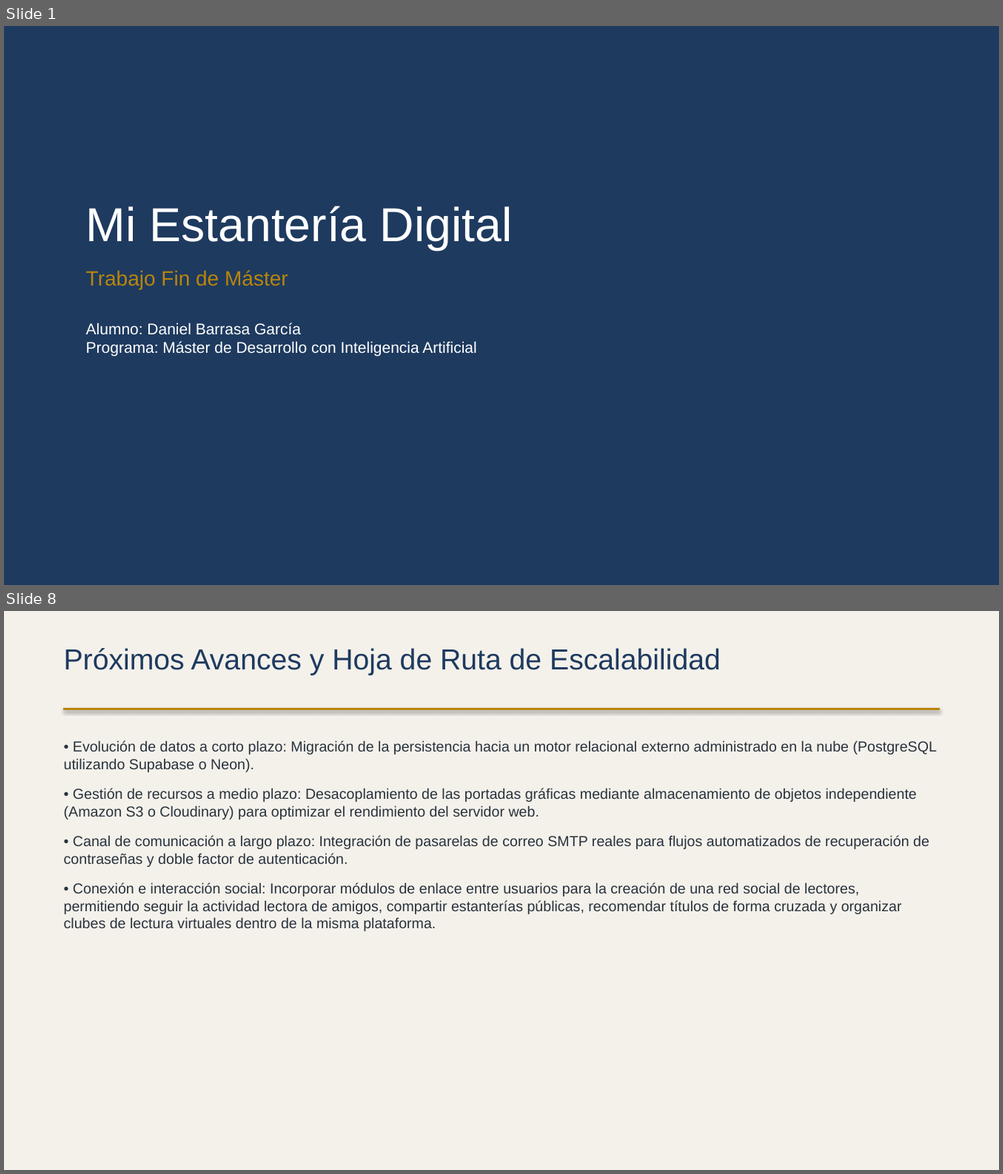
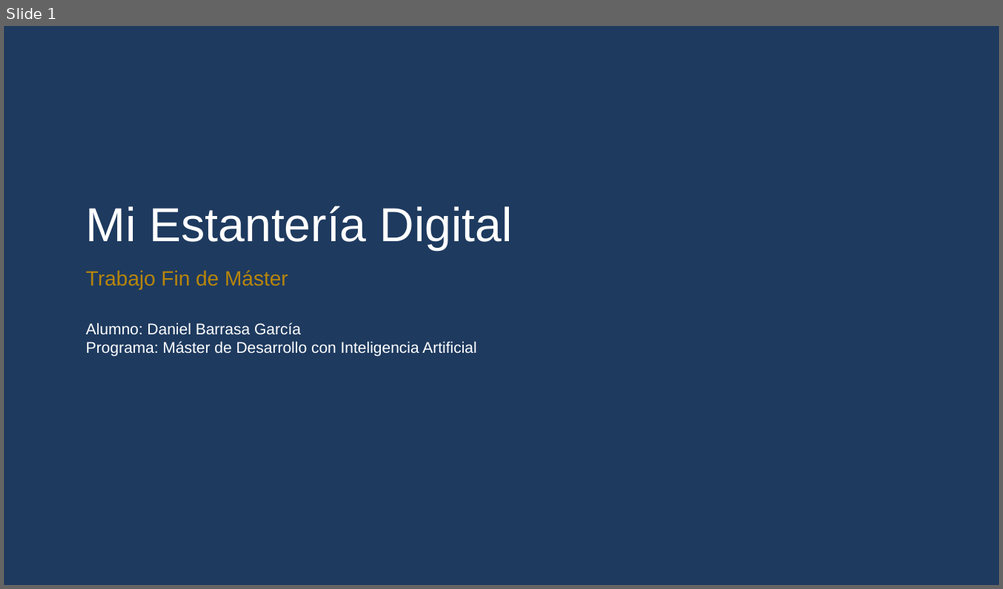
Before and after one commit to dabarra/Mi-Estanteria-Digital, a slide deck: Presentacion_TFM_Daniel_Barrasa.pptx. Shown one above the other, each under a label of ours: slides 1 and 8 before the commit, slide 1 after it; the slides between them are not shown. The pictures are 1003x1174 and 1003x589 pixels, drawn with LibreOffice and Linux fonts; fonts in the diff are those of the drawing. Boxes give left, top, right and bottom in pixels: in the first picture for what was removed or moved away, otherwise in the second. Text is boxed around its words. In the diff, an @@ line names an element or a change of style, - is before the commit and + after.

Commit message:
docs: actualizar presentación ejecutiva del TFM a la versión premium v3 - Incorporada la justificación metodológica de la persistencia y el enfoque PMV asistido por IA. - Añadida nueva sección con la estrategia de testing (pruebas unitarias, control de concurrencia y validación de contramedidas). - Documentadas las métricas de rendimiento del semillero automatizado (<1.5s) y de compresión multimedia de Pillow (~45%). - Establecida la hoja de ruta evolutiva a largo plazo (PostgreSQL, Amazon S3 y recomendador semántico de lecturas basado en LLMs).

```diff
--- a/Presentacion_TFM_Daniel_Barrasa.pptx
+++ b/Presentacion_TFM_Daniel_Barrasa.pptx
@@ slide 8 removed at [4, 611, 999, 1170], background #F4F1EB @@
@@ text removed at [64, 648, 720, 675] @@
-Próximos Avances y Hoja de Ruta de Escalabilidad
@@ rectangle removed at [64, 708, 939, 710] @@
@@ text removed at [64, 741, 936, 931] @@
-• Evolución de datos a corto plazo: Migración de la persistencia hacia un motor relacional externo administrado en la nube (PostgreSQL utilizando Supabase o Neon).
-• Gestión de recursos a medio plazo: Desacoplamiento de las portadas gráficas mediante almacenamiento de objetos independiente (Amazon S3 o Cloudinary) para optimizar el rendimiento del servidor web.
-• Canal de comunicación a largo plazo: Integración de pasarelas de correo SMTP reales para flujos automatizados de recuperación de contraseñas y doble factor de autenticación.
-• Conexión e interacción social: Incorporar módulos de enlace entre usuarios para la creación de una red social de lectores, permitiendo seguir la actividad lectora de amigos, compartir estanterías públicas, recomendar títulos de forma cruzada y organizar clubes de lectura virtuales dentro de la misma plataforma.
```
Also in this commit, not shown: 5 other slides changed, 3 slides added, 1 other slide removed.
